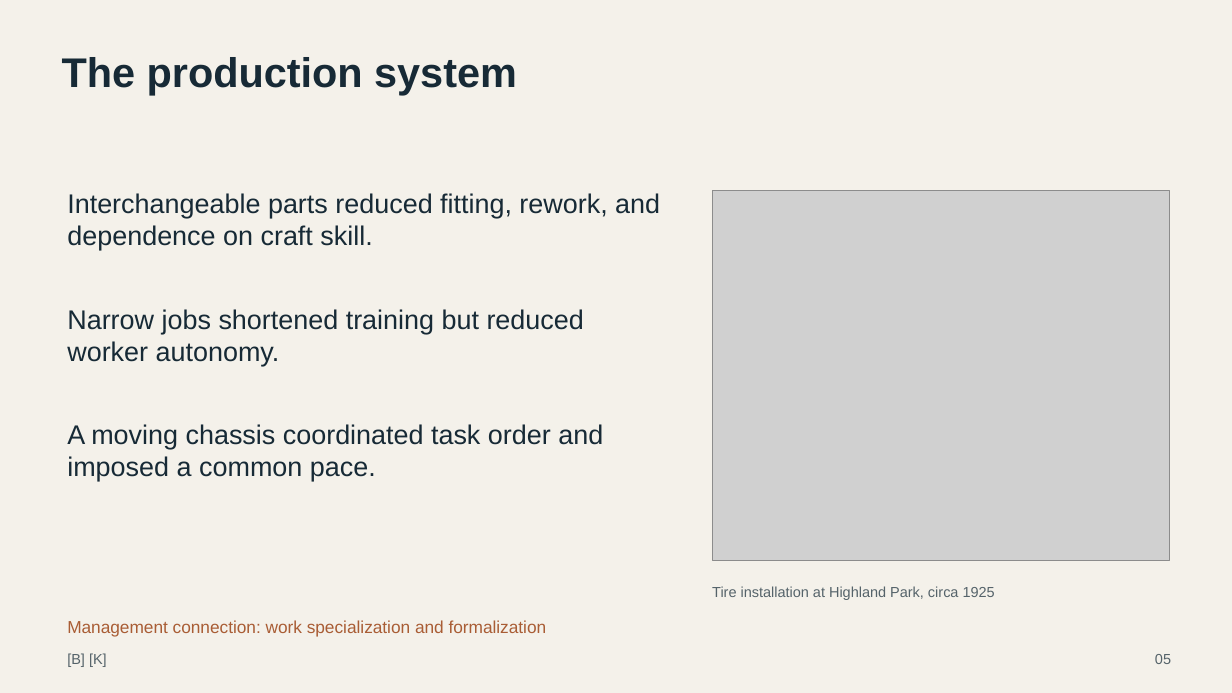
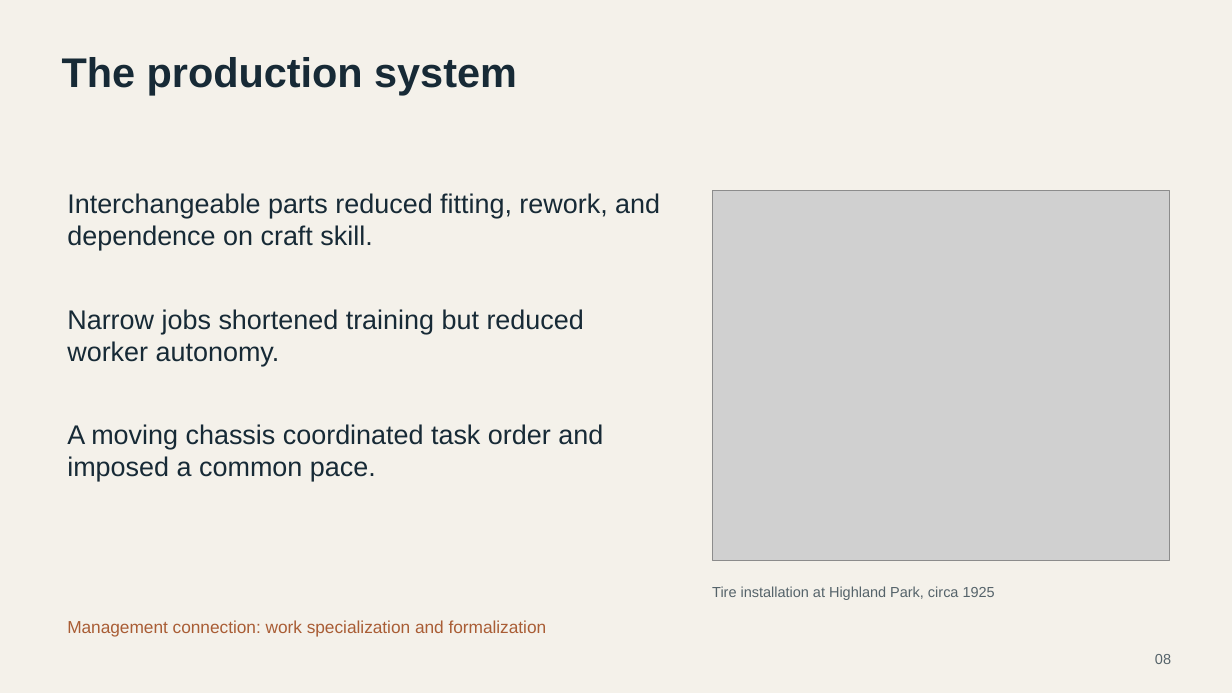
Before and after one commit to chocojawns/MGT, a slide deck: slide 8 of temp 3.pptx (slide 5 before the commit). Drawn at 1232x693 pixels with LibreOffice and Linux fonts; fonts in the diff are those of the drawing; grey boxes stand for pictures. Boxes give left, top, right and bottom in pixels: in the first picture for what was removed or moved away, otherwise in the second. Text is boxed around its words. In the diff, an @@ line names an element or a change of style, - is before the commit and + after.

```diff
--- a/temp 3.pptx
+++ b/temp 3.pptx
@@ text removed at (67, 653, 107, 667) @@
-[B] [K]
@@ text at (1155, 654, 1171, 664): text changed @@
-05
+08
```
Also in this commit, not shown: 24 other slides changed, 3 slides added, 2 slides removed.
